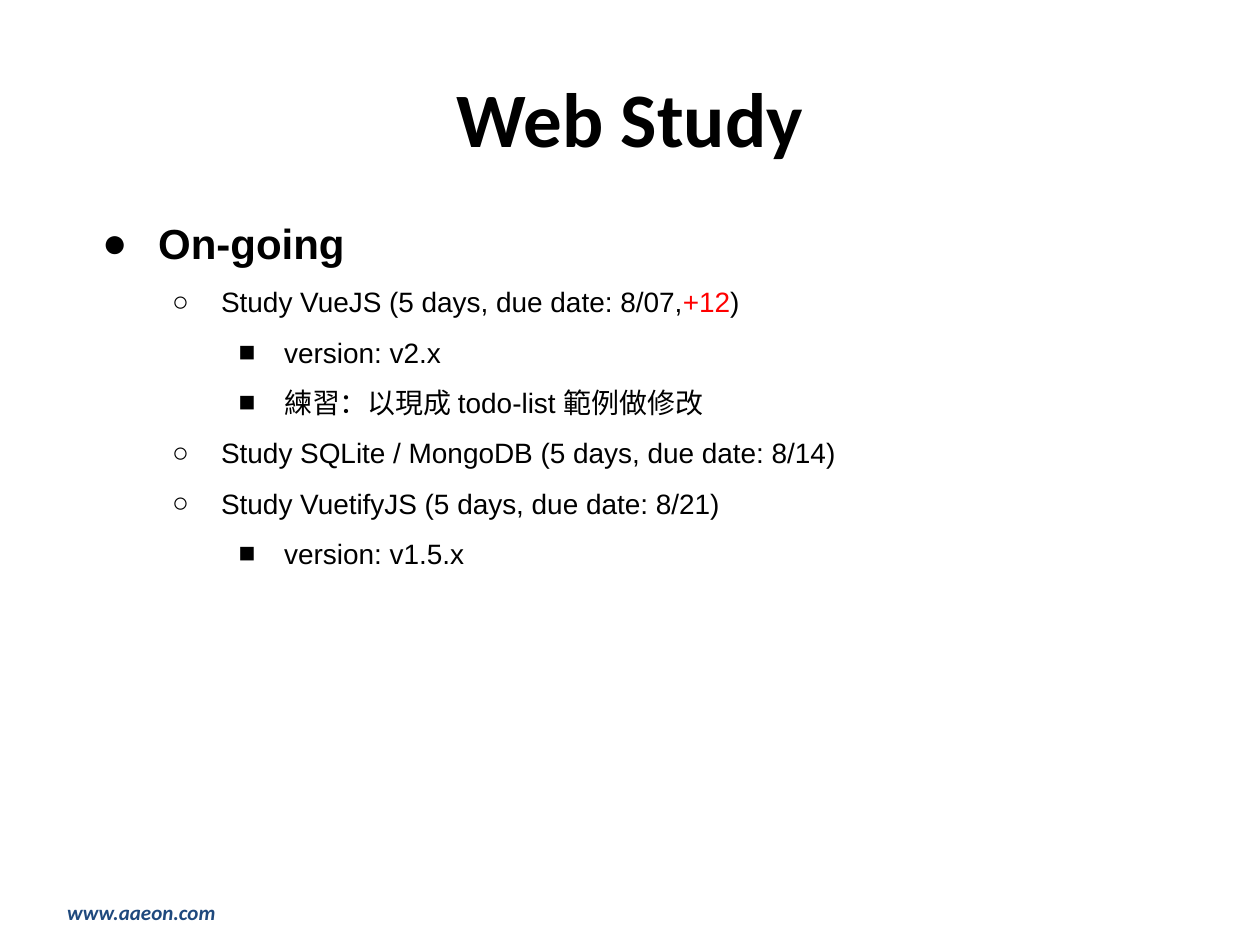
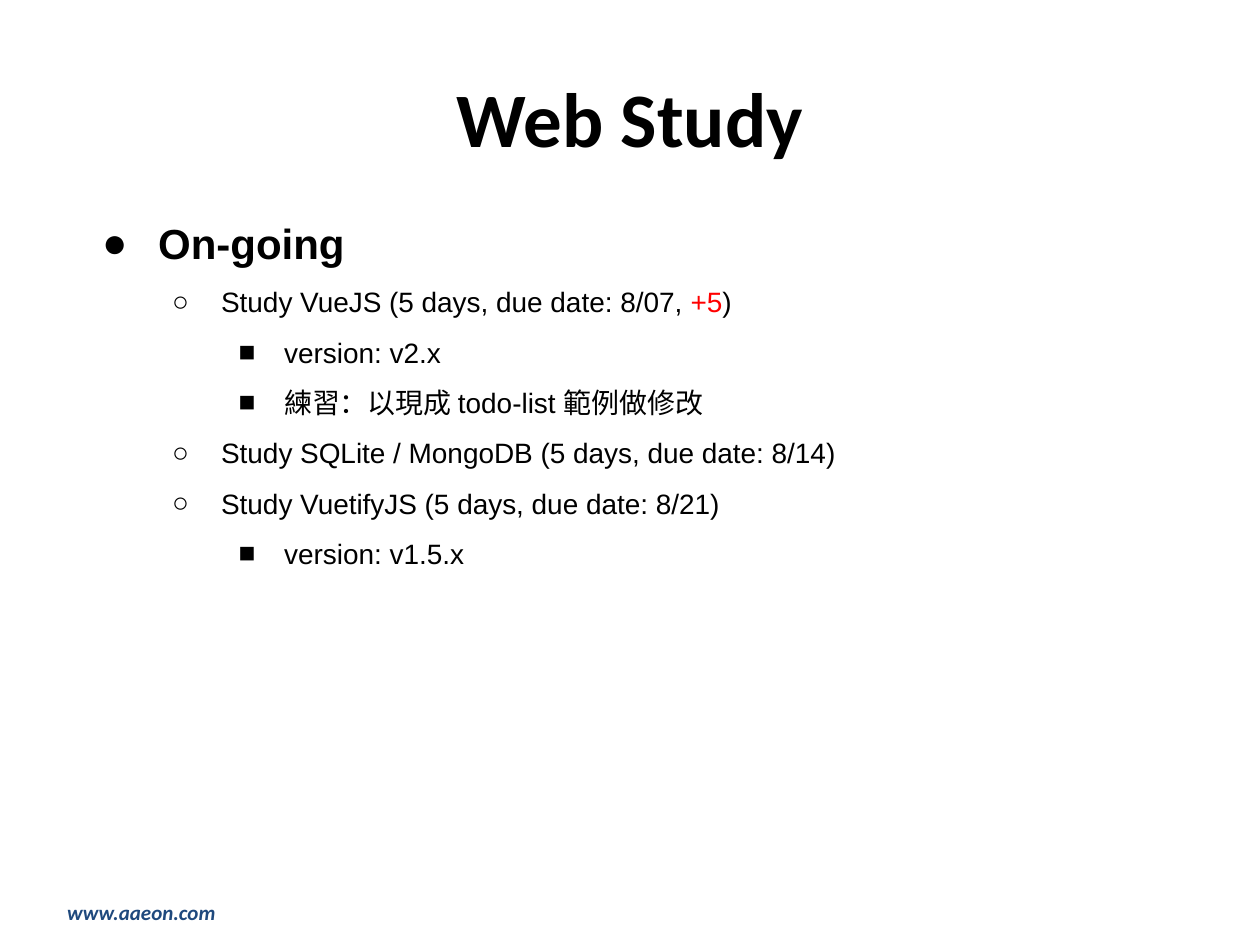
Before and after one commit to hsuziyen/node, a slide deck: slide 24 of 2020週報-0810_0814.pptx (slide 25 before the commit). Drawn at 1260x945 pixels with LibreOffice and Linux fonts; fonts in the diff are those of the drawing; background and template pictures are left out. Boxes give left, top, right and bottom in pixels: in the first picture for what was removed or moved away, otherwise in the second. Text is boxed around its words. In the diff, an @@ line names an element or a change of style, - is before the commit and + after.

```diff
--- a/2020週報-0810_0814.pptx
+++ b/2020週報-0810_0814.pptx
@@ text at bbox=[221, 291, 732, 317]: text changed @@
-  ○ Study VueJS (5 days, due date: 8/07,+12)
+  ○ Study VueJS (5 days, due date: 8/07, +5)
```
Also in this commit, not shown: 13 other slides changed, 3 slides removed, 4 other files.
